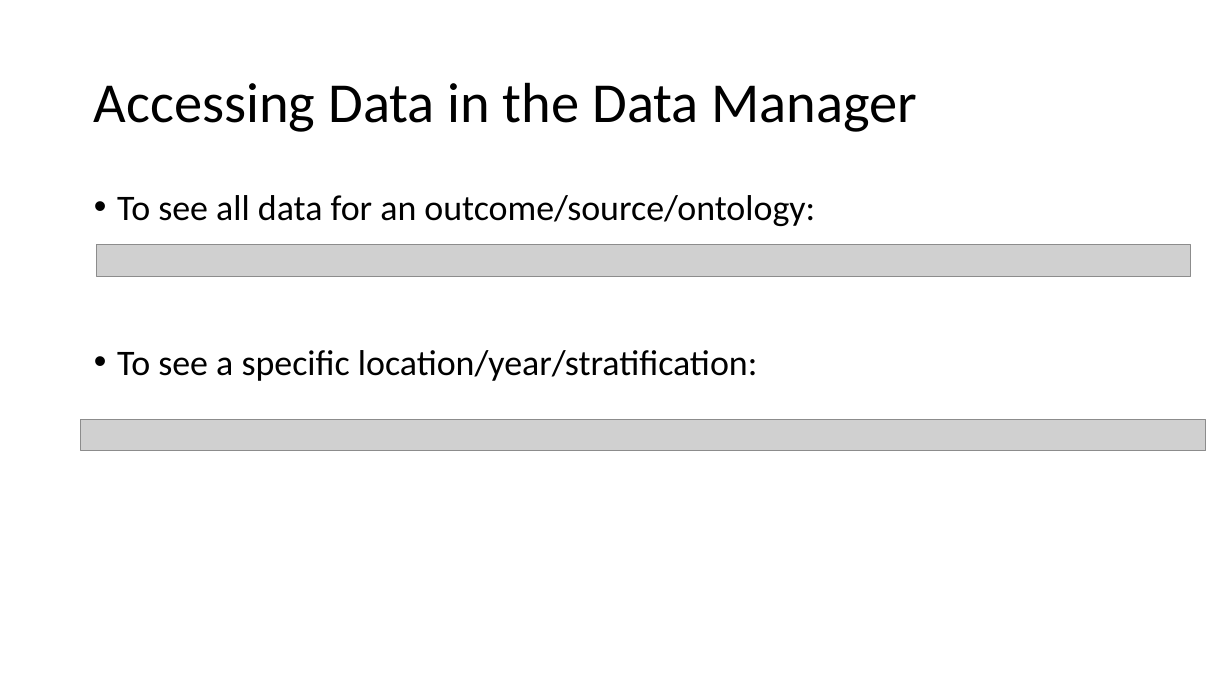
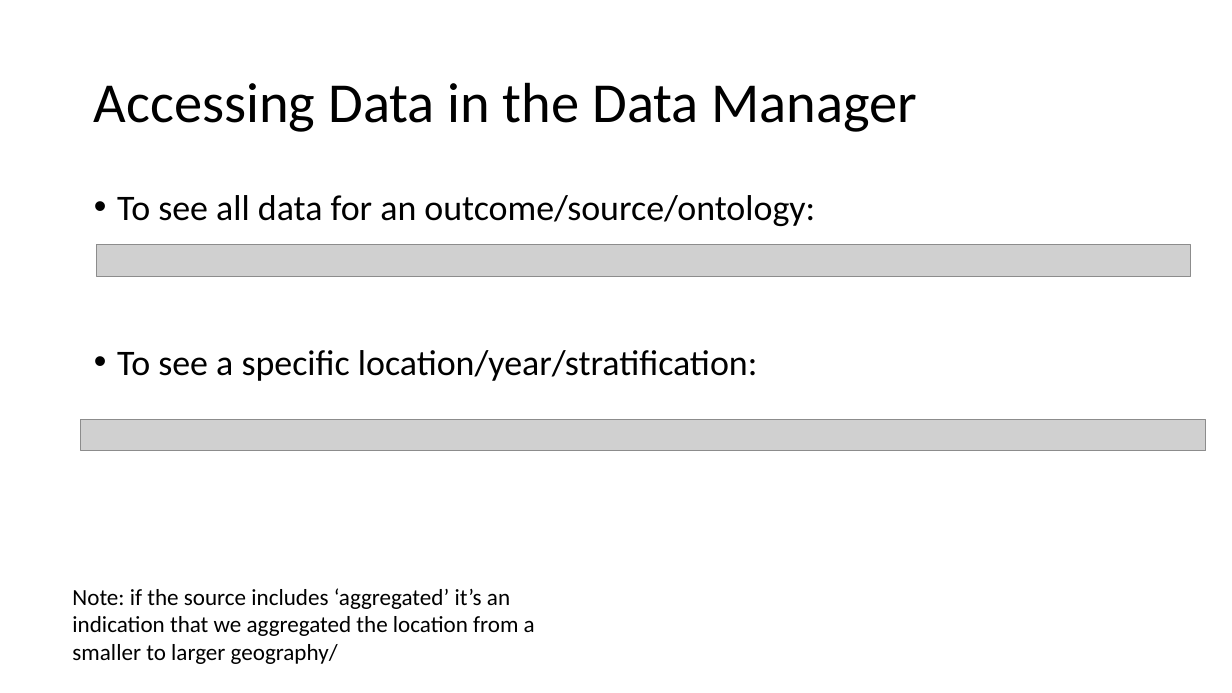
Before and after one commit to tfojo1/jheem_analyses, a slide deck: slide 25 of documentation/Data Manager/Data Manager Overview.pptx. Drawn at 1232x693 pixels with LibreOffice and Linux fonts; fonts in the diff are those of the drawing; grey boxes stand for pictures. Boxes give left, top, right and bottom in pixels: in the first picture for what was removed or moved away, otherwise in the second. Text is boxed around its words. In the diff, an @@ line names an element or a change of style, - is before the commit and + after.

```diff
--- a/documentation/Data Manager/Data Manager Overview.pptx
+++ b/documentation/Data Manager/Data Manager Overview.pptx
@@ text added at (72, 588, 535, 664), 18 pt, text #000000 @@
+Note: if the source includes ‘aggregated’ it’s an indication that we aggregated the location from a smaller to larger geography/
```
Also in this commit, not shown: 3 slides added, 1 slide removed, 3 other files.
